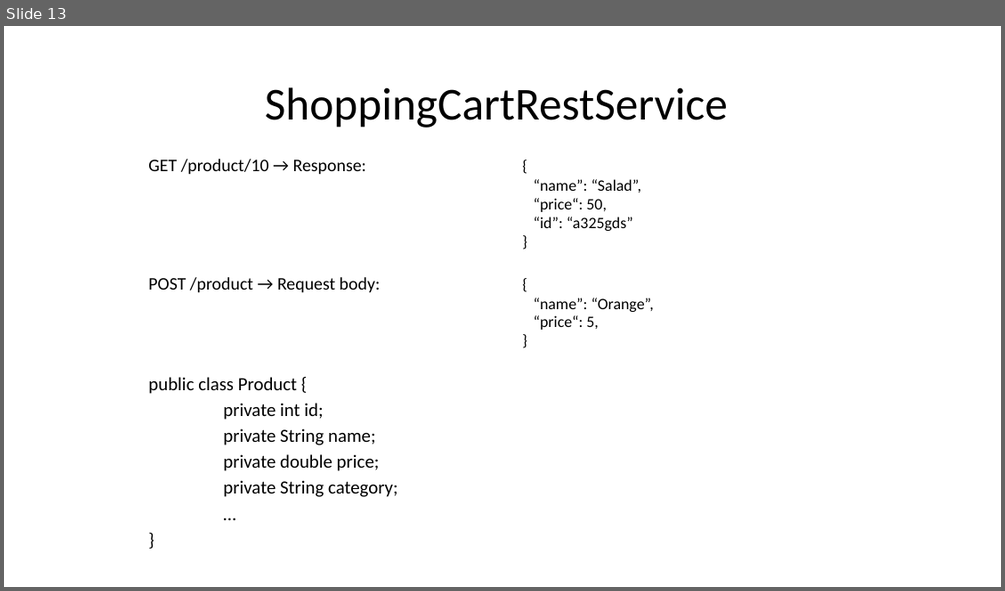
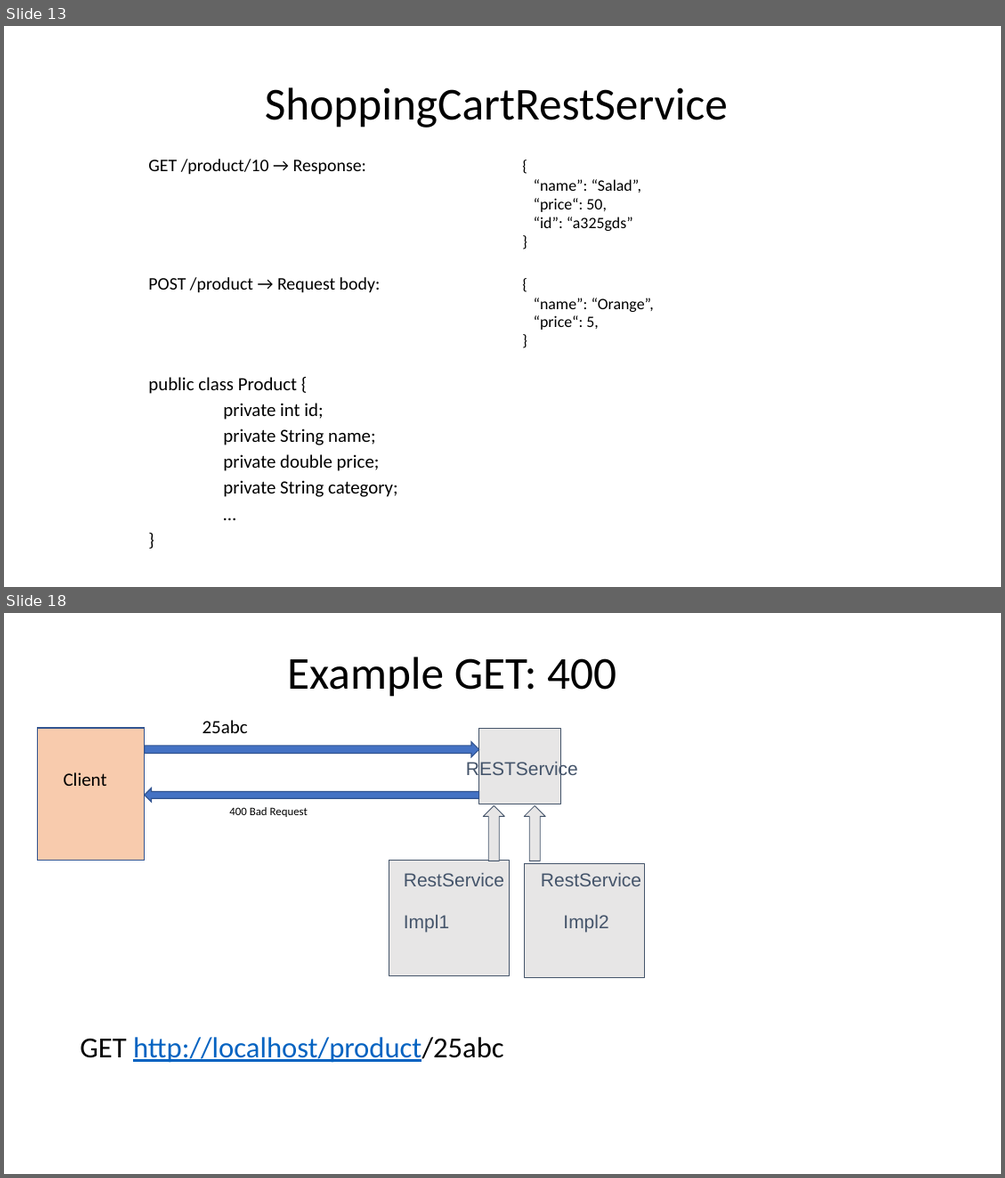
Before and after one commit to lauti910/java-bootcamp-2017, a slide deck: Extra Material/Topic 7) REST.pptx. Shown one above the other, each under a label of ours: slide 13 before the commit, slides 13 and 18 after it; the slides between them are not shown. The pictures are 1005x591 and 1005x1178 pixels, drawn with LibreOffice and Linux fonts; fonts in the diff are those of the drawing. Boxes give left, top, right and bottom in pixels: in the first picture for what was removed or moved away, otherwise in the second. Text is boxed around its words. In the diff, an @@ line names an element or a change of style, - is before the commit and + after.

Commit message:
Updating rest material and exercices

```diff
--- a/Extra Material/Topic 7) REST.pptx
+++ b/Extra Material/Topic 7) REST.pptx
@@ slide 18 added at (4,613,1001,1174), background #FFFFFF @@
@@ text added at (287,657,616,697), 44 pt, text #000000 @@
+Example GET: 400
@@ rectangle added at (38,728,145,860), fill #F8CBAD, outline #325491 1 pt @@
@@ right arrow added at (145,742,479,756), fill #4472C4, outline #325491 1 pt @@
@@ text added at (202,720,248,733), 18 pt, text #000000 @@
+25abc
@@ rectangle added at (479,728,560,803), fill #E7E6E6, outline #44546A 0.75 pt @@
@@ text added at (64,772,107,786), 18 pt, text #000000 @@
+Client
@@ text added at (404,761,608,933), 18 pt, text #44546A @@
+RESTService
+RestService RestService
+Impl1 Impl2
@@ right arrow added at (145,788,479,803), fill #4472C4, outline #325491 1 pt @@
@@ text added at (229,807,307,817), 11 pt, text #000000 @@
+400 Bad Request
@@ up arrow added at (484,806,505,861), fill #E7E6E6, outline #44546A 0.75 pt @@
@@ up arrow added at (524,806,545,861), fill #E7E6E6, outline #44546A 0.75 pt @@
@@ rectangle added at (388,860,509,975), fill #E7E6E6, outline #44546A 0.75 pt @@
@@ rectangle added at (524,863,644,977), fill #E7E6E6, outline #44546A 0.75 pt @@
@@ text added at (80,1037,504,1062), 28 pt, text #0563C1, underline @@
+GET http://localhost/product/25abc
```
Also in this commit, not shown: 3 slides changed, 8 other slides added, 1 other file.
